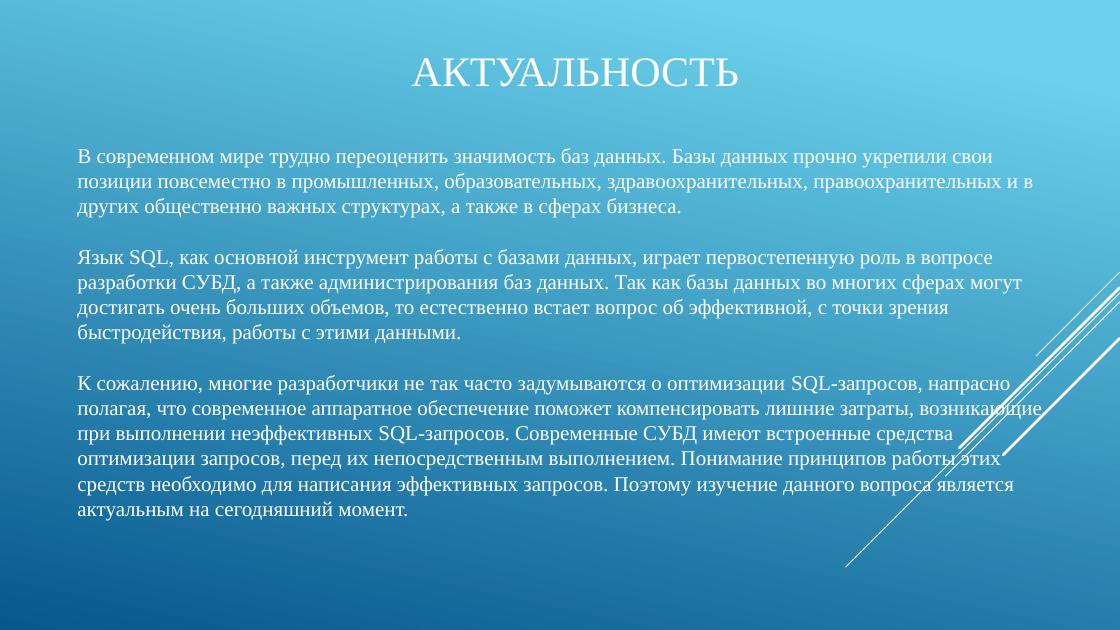
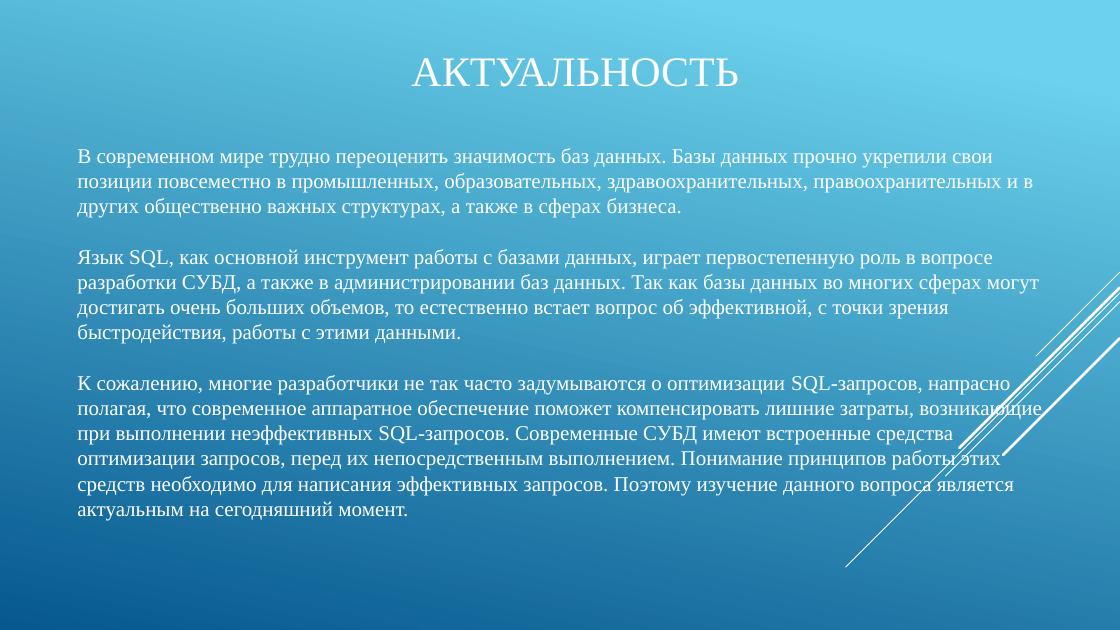
Before and after one commit to IgorTyutyunov/-, a slide deck: slide 3 of ВКР_5.pptx. Drawn at 1120x630 pixels with LibreOffice and Linux fonts; fonts in the diff are those of the drawing. Boxes give left, top, right and bottom in pixels: in the first picture for what was removed or moved away, otherwise in the second. Text is boxed around its words. In the diff, an @@ line names an element or a change of style, - is before the commit and + after.

```diff
--- a/ВКР_5.pptx
+++ b/ВКР_5.pptx
@@ text at <box>77,249,1039,344</box>: text changed @@
-Язык SQL, как основной инструмент работы с базами данных, играет первостепенную роль в вопросе разработки СУБД, а также администрирования баз данных. Так как базы данных во многих сферах могут достигать очень больших объемов, то естественно встает вопрос об эффективной, с точки зрения быстродействия, работы с этими данными.
+Язык SQL, как основной инструмент работы с базами данных, играет первостепенную роль в вопросе разработки СУБД, а также в администрировании баз данных. Так как базы данных во многих сферах могут достигать очень больших объемов, то естественно встает вопрос об эффективной, с точки зрения быстродействия, работы с этими данными.
```
Also in this commit, not shown: 2 other slides changed.
